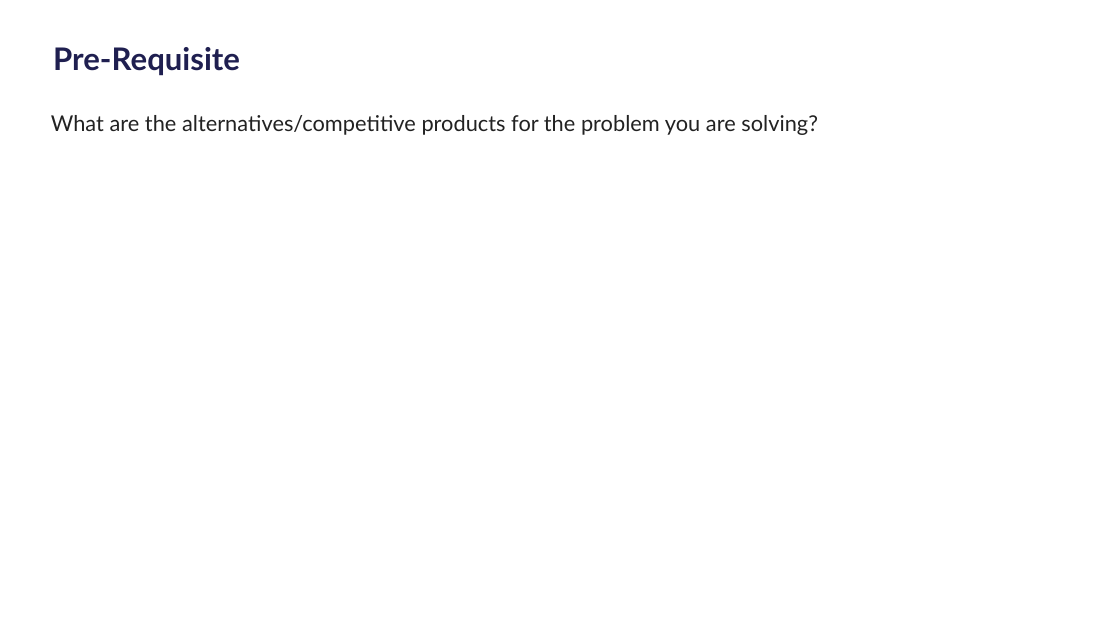
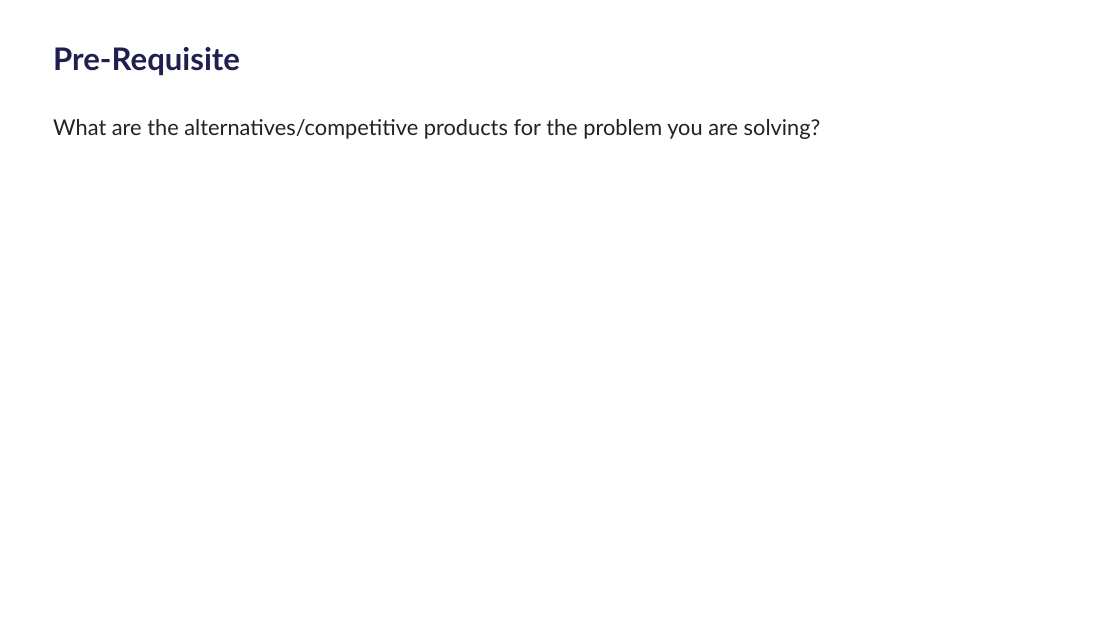
Before and after one commit to siva-tcs/TG-Auto-check, a slide deck: slide 4 of bob_automatedcheck_3GuysFromEdinburgh.pptx. Drawn at 1120x630 pixels with LibreOffice and Linux fonts; fonts in the diff are those of the drawing; background and template pictures are left out. Boxes give left, top, right and bottom in pixels: in the first picture for what was removed or moved away, otherwise in the second. Text is boxed around its words. In the diff, an @@ line names an element or a change of style, - is before the commit and + after.

```diff
--- a/bob_automatedcheck_3GuysFromEdinburgh.pptx
+++ b/bob_automatedcheck_3GuysFromEdinburgh.pptx
@@ text "What are the alternatives/competitive products ...": place and size @@
-text "What are the alternatives/competitive products ..." at <box>51,115,818,135</box>
+text "What are the alternatives/competitive products ..." at <box>53,119,821,139</box>
```
Also in this commit, not shown: 3 other slides changed.
